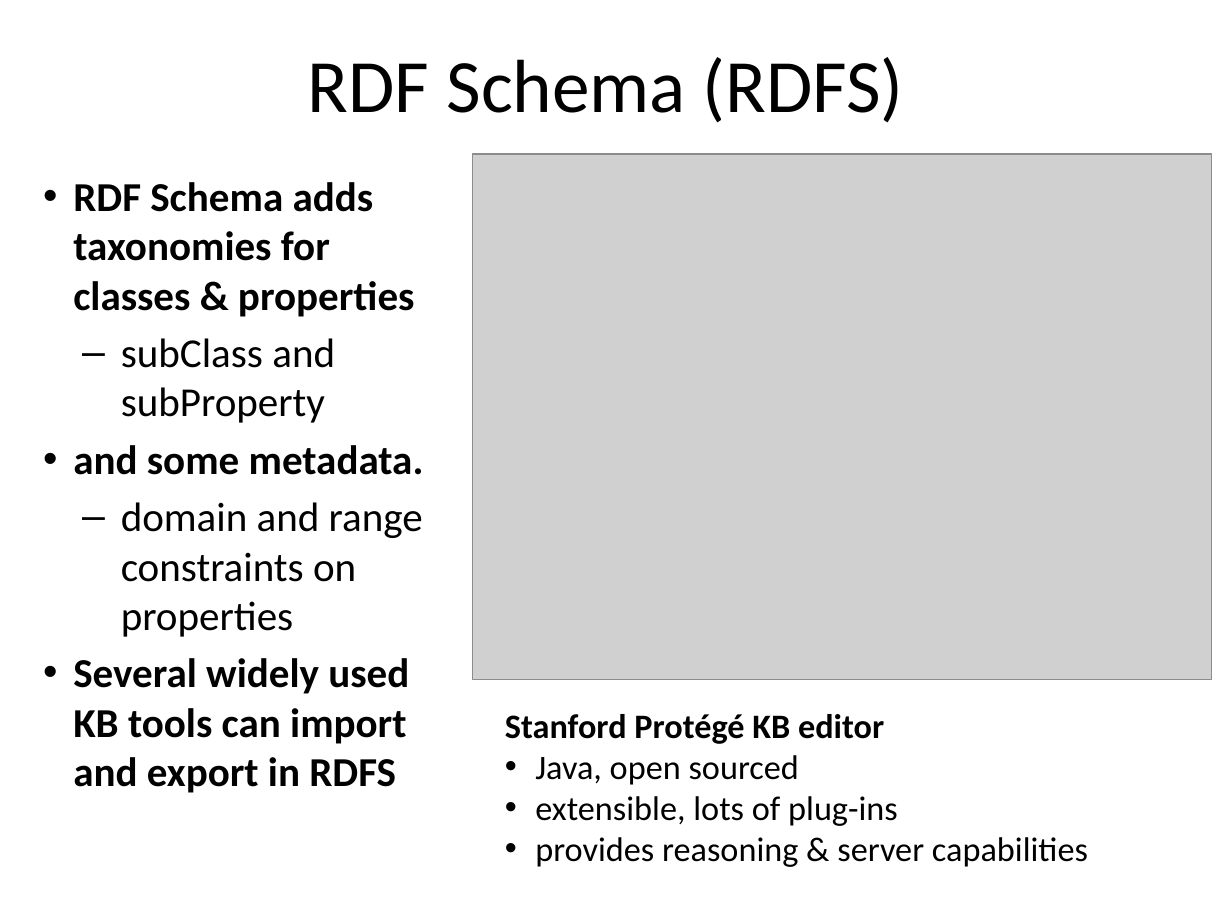
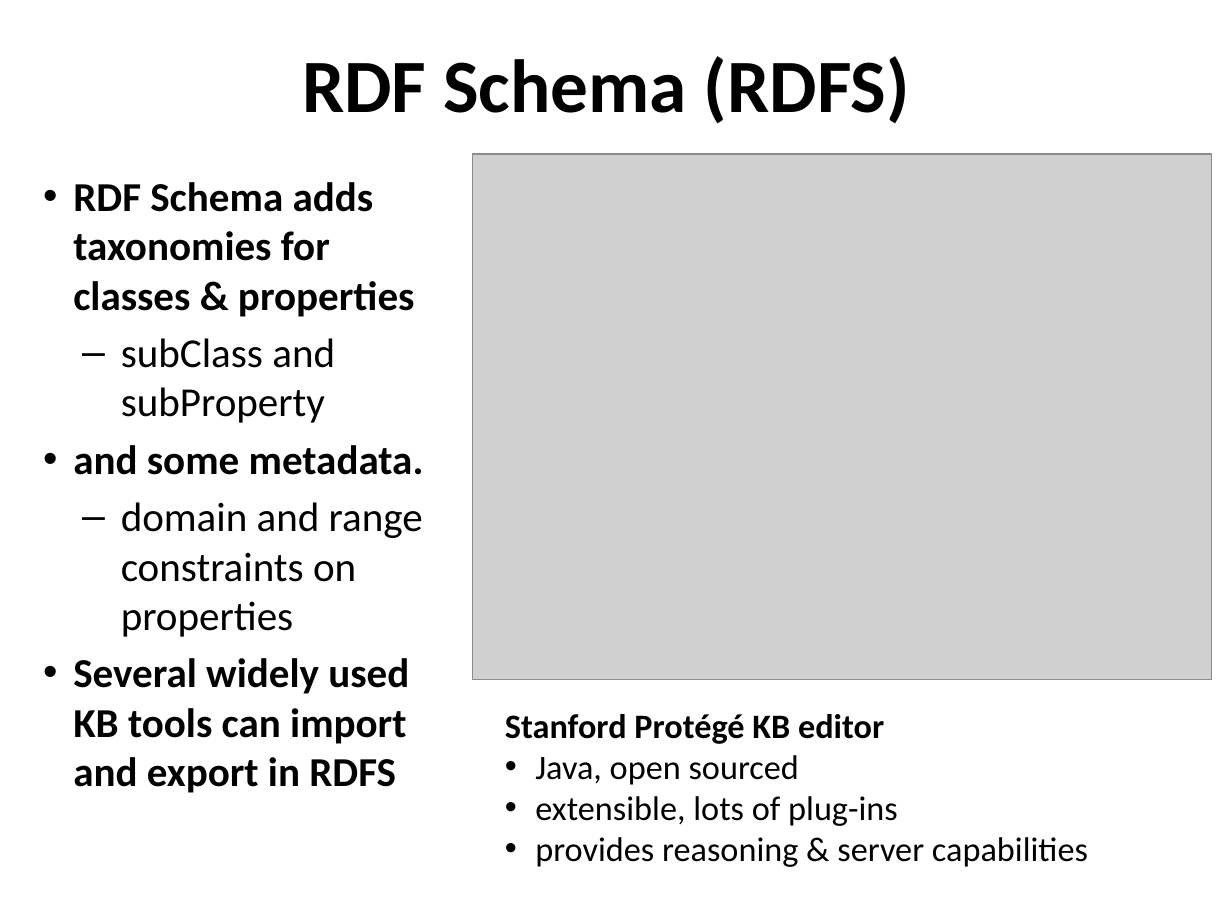
Before and after one commit to UMBC-CMSC-491-691-F19-Knowledge-Graphs/class_material, a slide deck: slide 37 of notes/01_introduction/01c_technologies.pptx (slide 36 before the commit). Drawn at 1232x924 pixels with LibreOffice and Linux fonts; fonts in the diff are those of the drawing; grey boxes stand for pictures. Boxes give left, top, right and bottom in pixels: in the first picture for what was removed or moved away, otherwise in the second. Text is boxed around its words. In the diff, an @@ line names an element or a change of style, - is before the commit and + after.

```diff
--- a/notes/01_introduction/01c_technologies.pptx
+++ b/notes/01_introduction/01c_technologies.pptx
@@ title "RDF Schema (RDFS)" at (x1=302, y1=56, x2=910, y2=124): bold on @@
```
Also in this commit, not shown: 13 other slides changed, 1 slide added, 1 other file.
